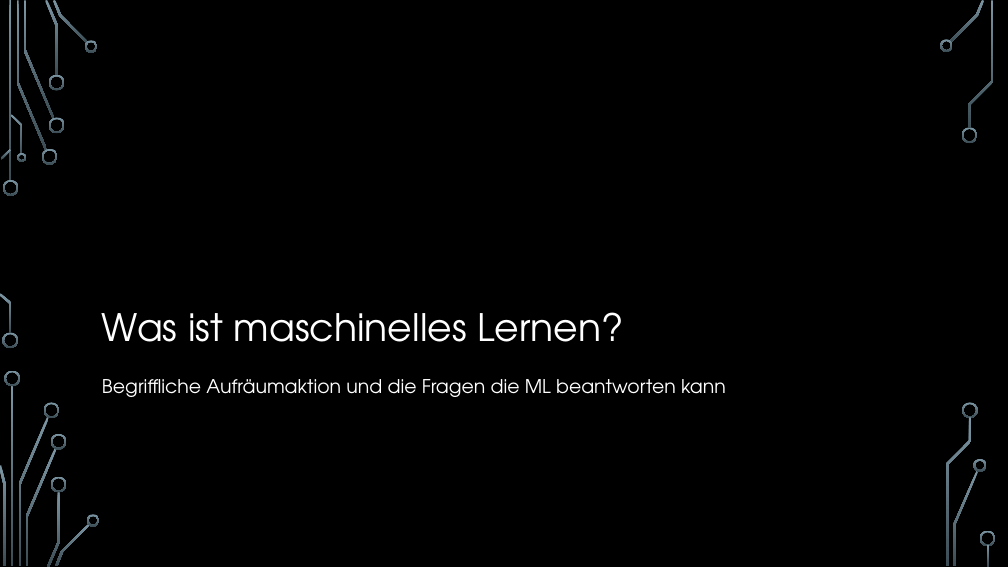
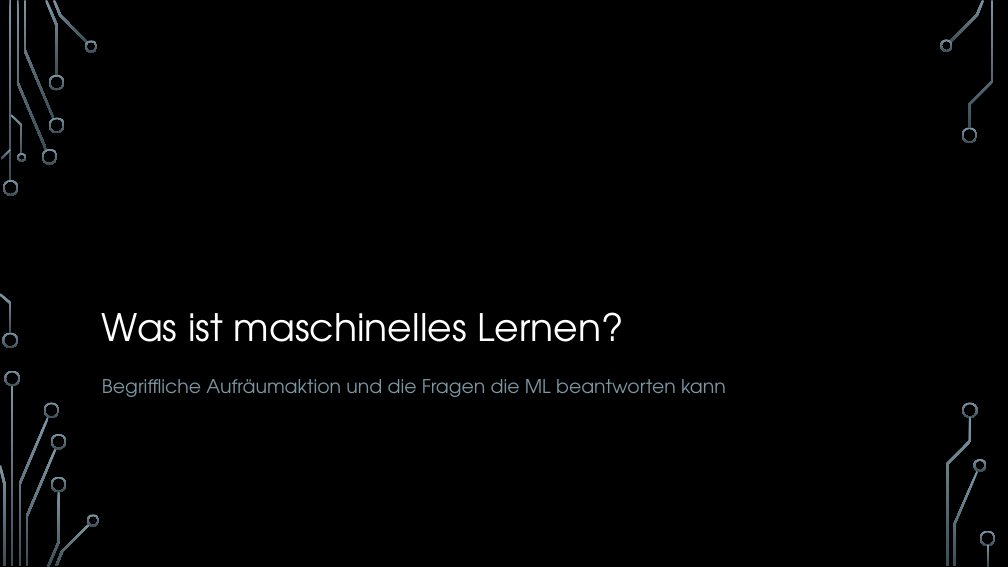
Before and after one commit to hacpro/introduction-machine-learning, a slide deck: slide 3 of presentation.pptx. Drawn at 1008x567 pixels with LibreOffice and Linux fonts; fonts in the diff are those of the drawing; background and template pictures are left out. Boxes give left, top, right and bottom in pixels: in the first picture for what was removed or moved away, otherwise in the second. Text is boxed around its words. In the diff, an @@ line names an element or a change of style, - is before the commit and + after.

```diff
--- a/presentation.pptx
+++ b/presentation.pptx
@@ text "Begriffliche Aufräumaktion und die Fragen ..." at [102, 379, 726, 397]: text colour #FFFFFF to #7C96A3 @@
```
Also in this commit, not shown: 5 other slides changed.
